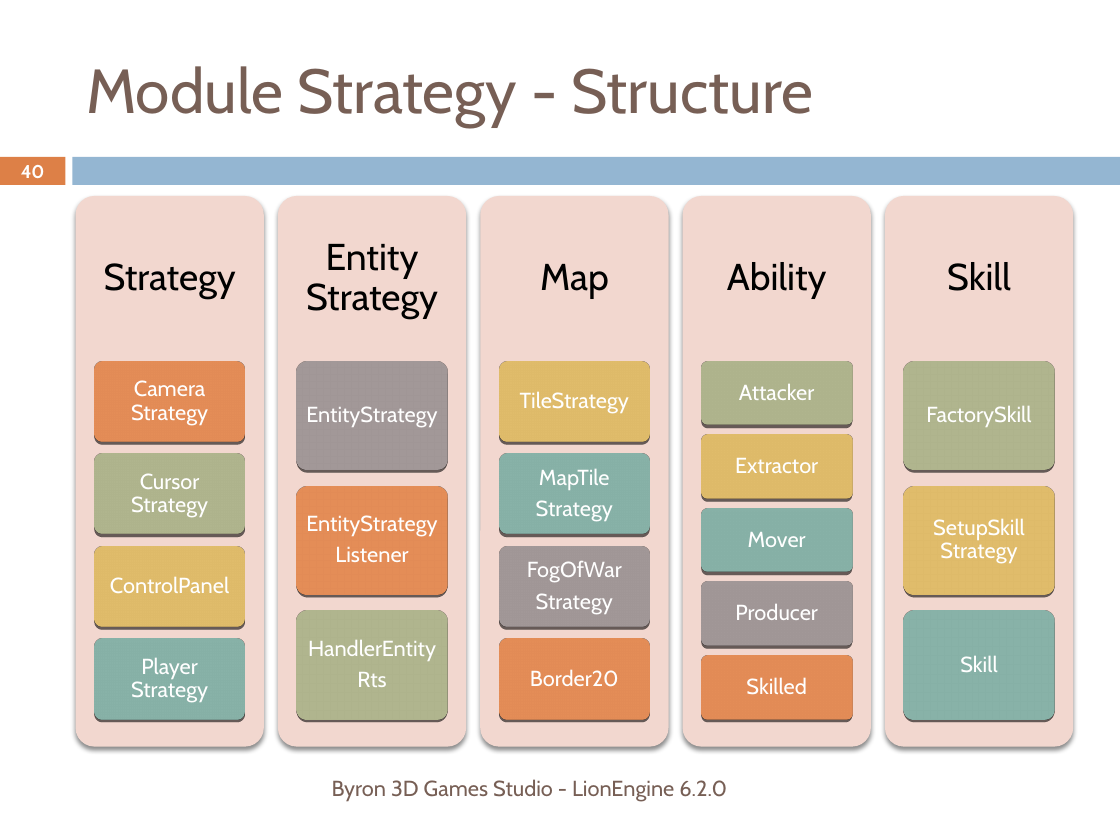
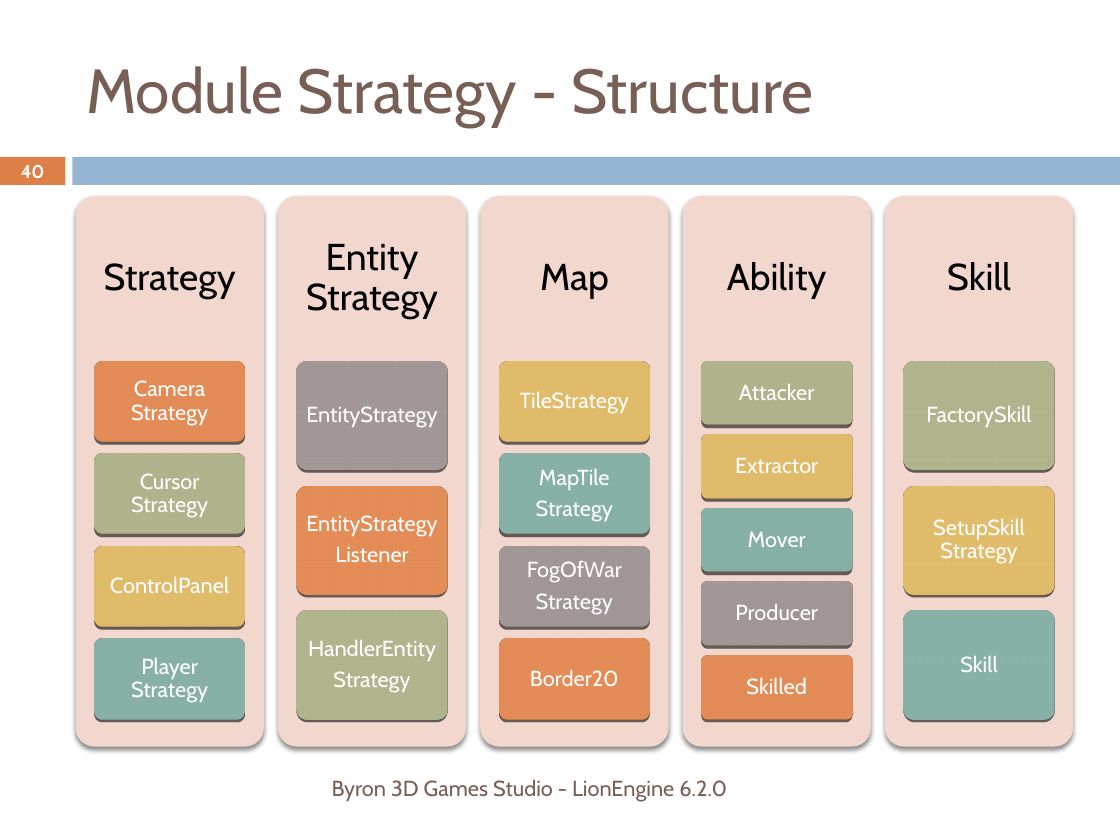
Before and after one commit to b3dgs/lionengine, a slide deck: slide 40 of doc/src/lionengine.pptx. Drawn at 1120x840 pixels with LibreOffice and Linux fonts; fonts in the diff are those of the drawing. Boxes give left, top, right and bottom in pixels: in the first picture for what was removed or moved away, otherwise in the second. Text is boxed around its words. In the diff, an @@ line names an element or a change of style, - is before the commit and + after.

```diff
--- a/doc/src/lionengine.pptx
+++ b/doc/src/lionengine.pptx
@@ text at box(333, 671, 410, 693): text changed @@
-Rts
+Strategy
```
Also in this commit, not shown: 7 other slides changed, 2 other files.
